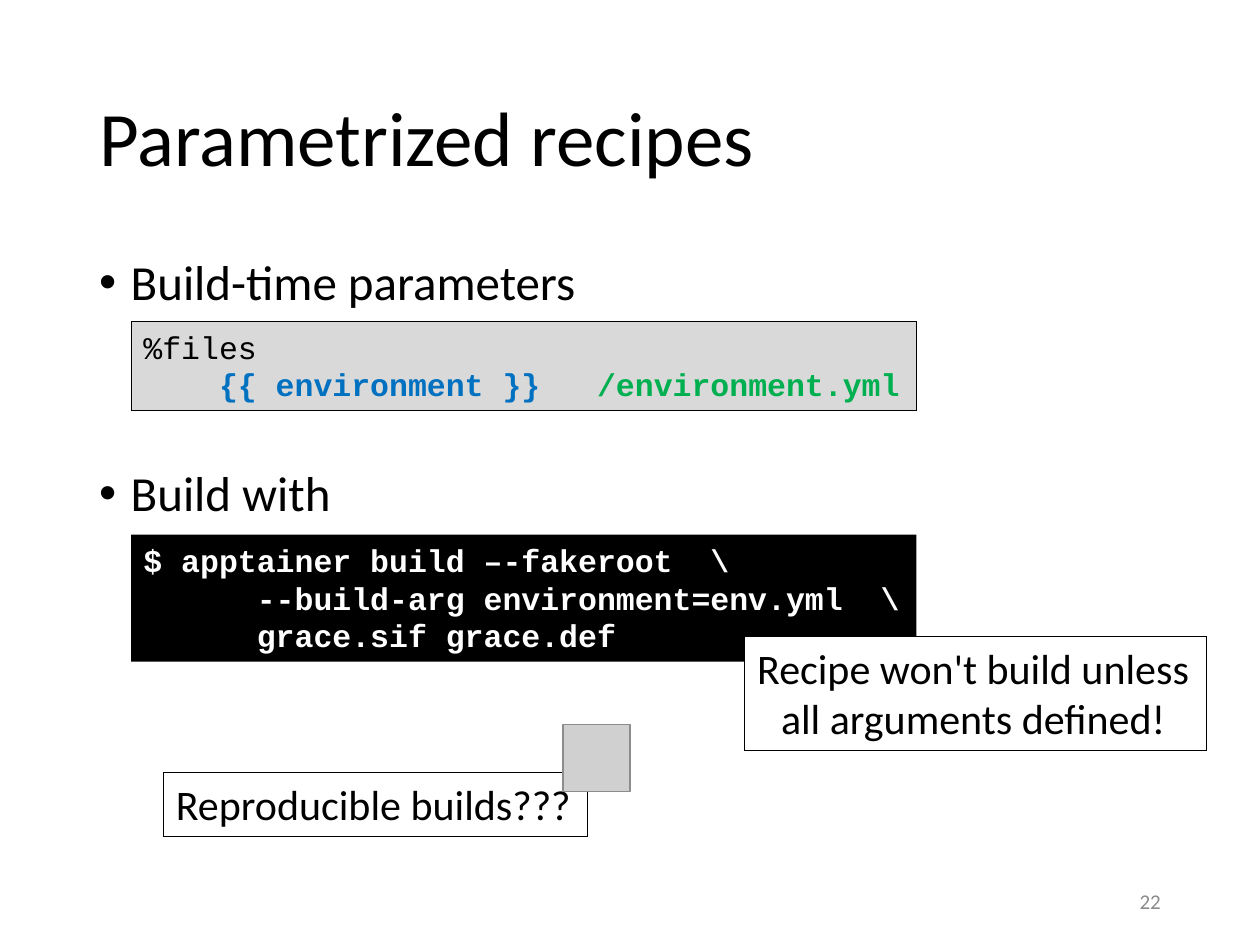
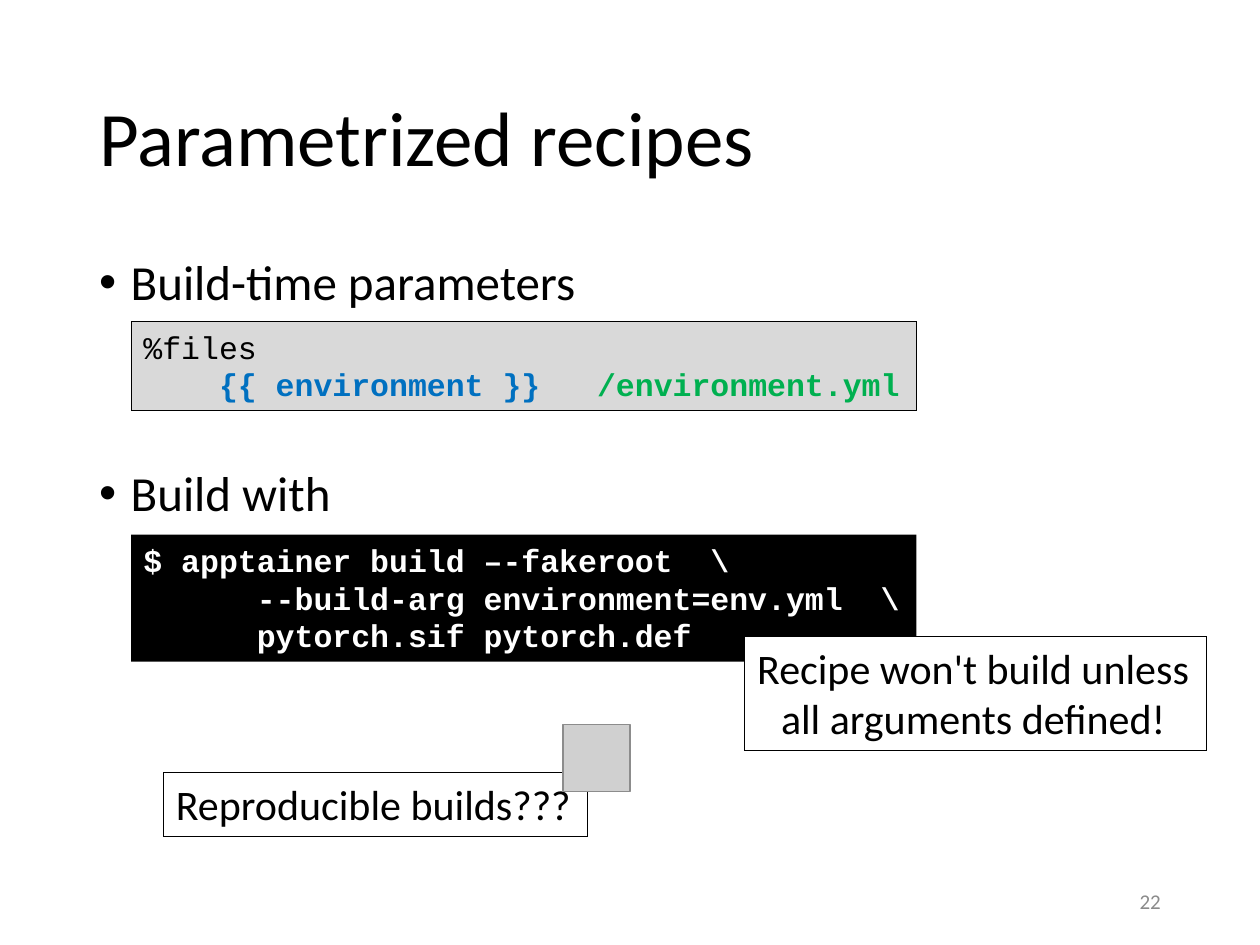
Before and after one commit to gjbex/Containers-for-HPC, a slide deck: slide 22 of containers_for_hpc.pptx. Drawn at 1260x945 pixels with LibreOffice and Linux fonts; fonts in the diff are those of the drawing; grey boxes stand for pictures. Boxes give left, top, right and bottom in pixels: in the first picture for what was removed or moved away, otherwise in the second. Text is boxed around its words. In the diff, an @@ line names an element or a change of style, - is before the commit and + after.

Commit message:
Fix typos

```diff
--- a/containers_for_hpc.pptx
+++ b/containers_for_hpc.pptx
@@ text in rectangle at bbox=[257, 625, 692, 654]: text changed @@
-grace.sif grace.def
+pytorch.sif pytorch.def
```
Also in this commit, not shown: 2 other slides changed.
